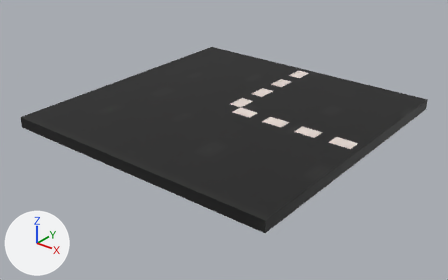
The glTF model common/game/tilesets/neighborhood/ground/road_8x8_corner_00.glb as it was, and as the next commit left it.
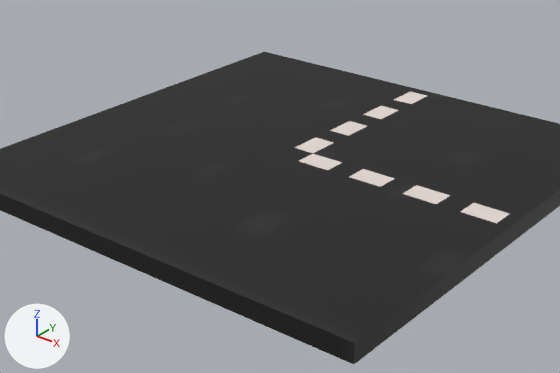
There are two pictures of each version: one whole from a camera (50 mm lens) standing at (9.76, -12.1, 6.69) and looking at (0.06, 0.02, -0.82), one close up on the part from 12% to 87% of the width and 6% to 85% of the height. The axes (+X, +Y, +Z) are drawn at lower left. The lights are the same throughout. Objects named as collision shapes, trigger or cutter boxes, shadow casters or lower levels of detail are left out. Where no turn or scale is listed for an object, it has been applied to the vertices. Vertices at the same position are counted once.

The first close-up shows 'road_8x8_corner_00'.
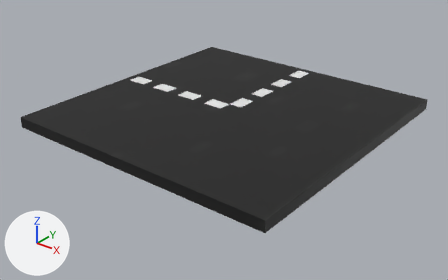
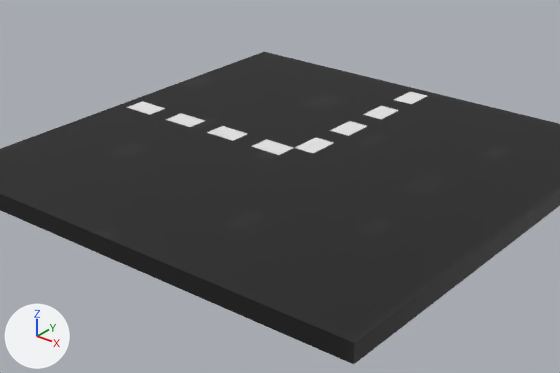
The newer file is also turned or shifted as a whole; pictures and numbers use the older file's frame.

The edits, one by one:
Picture 'road_corner_bake' (img_road_corner_bake) is new.
Material 'road_8x8_corner_00' (mat_road_8x8_corner_00) changes its picture from img_road_bake to img_road_corner_bake.
me_plane_002 has 725 vertices, 1446 faces and spans x -4.0..4.0, y -3.61..4.39, z -0.3..0.0.
me_plane_002 is used by ob_road_8x8_corner_00; location (0.0, 0.0, 0.0).
me_plane_002 part 1: 1402 kept faces spanning x -4.0..4.0, y -3.61..4.39, z -0.3..0.0 get new texture (UV) coordinates.

Pixel boxes (x1, y1, x2, y2) of what changed, in the close-ups (560 x 373 px):
'road_8x8_corner_00', surface changed: (124, 91, 513, 364) in both
part 1 of me_plane_002, surface changed: (124, 91, 513, 227) in both
